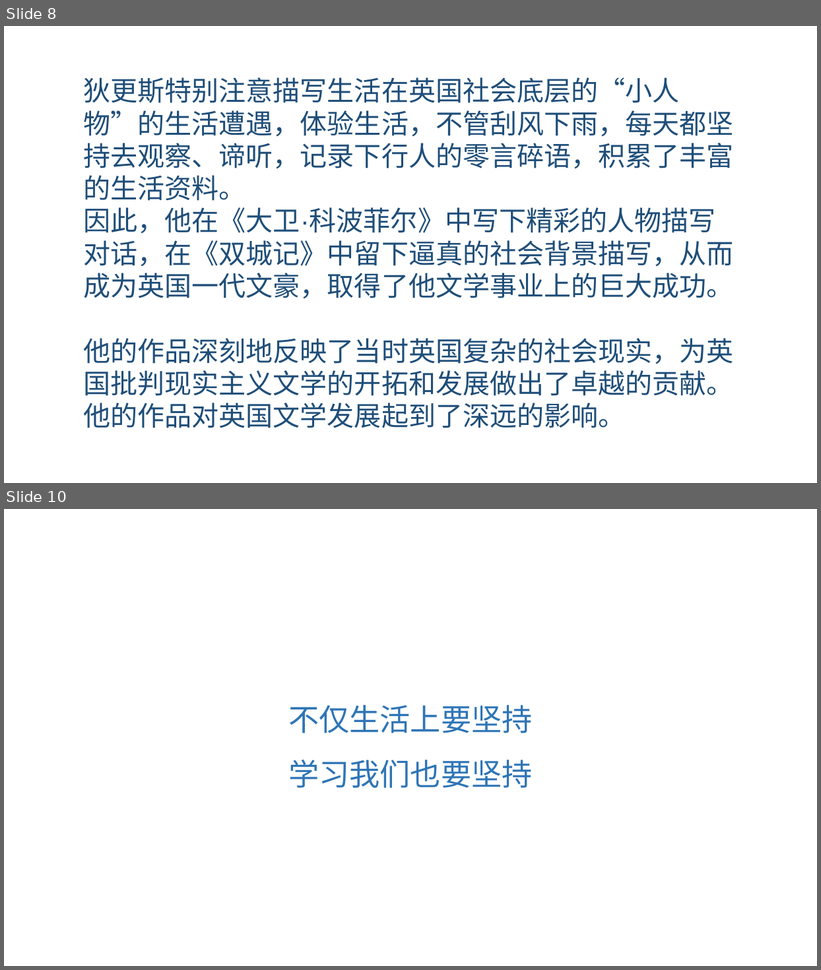
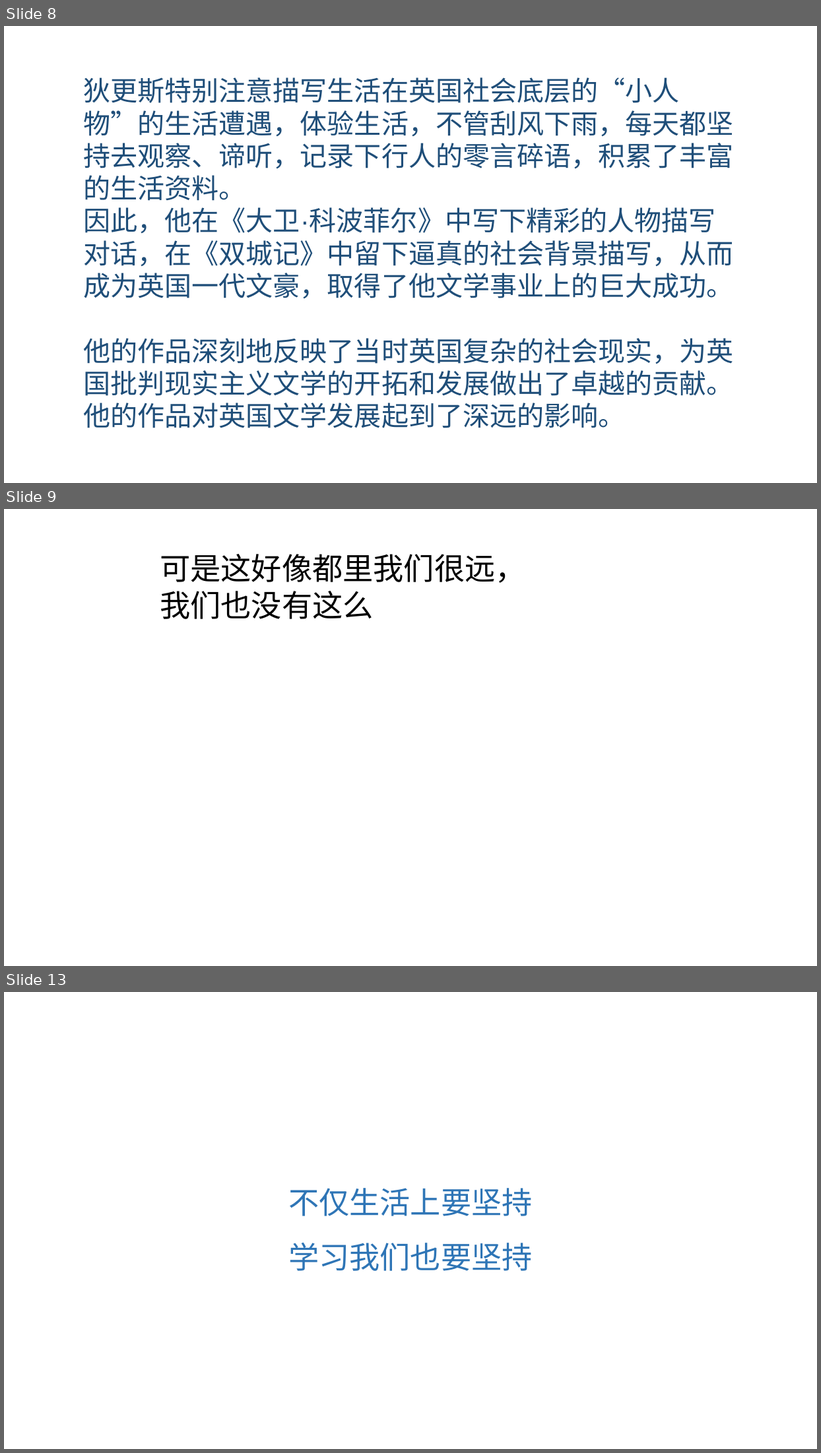
Before and after one commit to jeefies/ppt, a slide deck: 坚持.pptx. Shown one above the other, each under a label of ours: slides 8 and 10 before the commit, slides 8, 9 and 13 after it; the slides between them are not shown. The pictures are 821x970 and 821x1453 pixels, drawn with LibreOffice and Linux fonts; fonts in the diff are those of the drawing. Boxes give left, top, right and bottom in pixels: in the first picture for what was removed or moved away, otherwise in the second. Text is boxed around its words. In the diff, an @@ line names an element or a change of style, - is before the commit and + after.

```diff
--- a/坚持.pptx
+++ b/坚持.pptx
@@ slide 9 added at (x1=4, y1=509, x2=817, y2=966), background #FFFFFF @@
@@ text added at (x1=160, y1=554, x2=525, y2=619), 36 pt, text #000000 @@
+可是这好像都里我们很远，
+我们也没有这么
@@ what was slide 10 is now slide 13 @@
```
Also in this commit, not shown: 1 slide changed, 2 other slides added, 5 other files.
